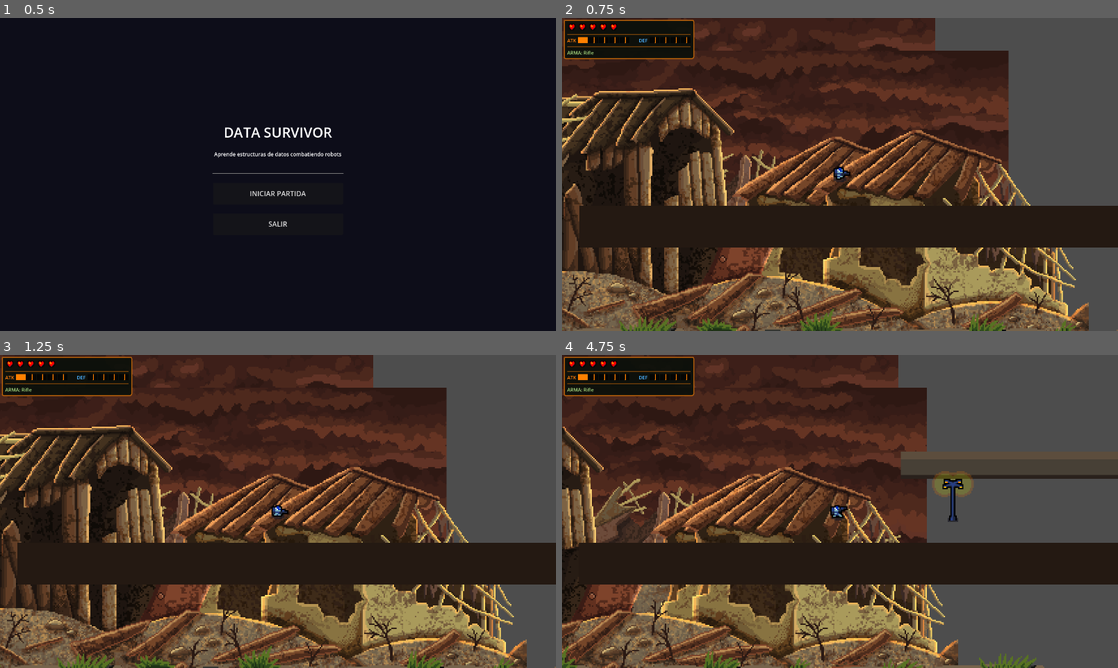
Above: before the commit, frames 1-4 (two rows, left to right).
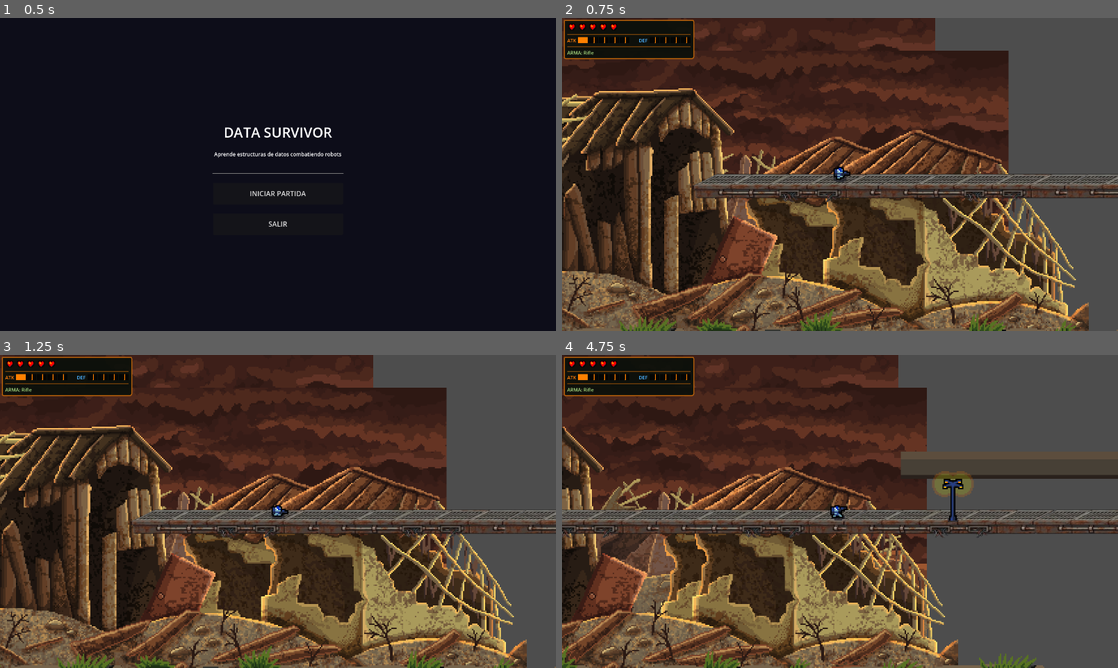
Above: after the commit, the same moments.

Repository: sslcristian/DATA-SURVIVOR
Game: Godot game, scene res://scenes/MenuPrincipal.tscn
The game is run twice, just before and just after one commit, with the same random seed, the same clock (stepped at 60 frames per second) and the same inputs.
Inputs (mouse positions are in pixels of both pictures, inside the frame that each line leads up to):
- Up to frame 1 (0.5 s): no input
- Up to frame 2 (0.75 s): click "INICIAR PARTIDA" at 0.5 s
- Up to frame 3 (1.25 s): no input
- Up to frame 4 (4.75 s): tap Enter at 1.25 s; move the mouse to (962, 495) at 1.27 s; hold D (mover_derecha) 1.28-2.78 s; click (962, 495) at 1.35 s; tap Space (saltar) at 1.52, 2.27, 3.77, 4.52 s; move the mouse to (728, 527) at 2.02 s; tap E (interactuar) at 2.1, 3.6 s; move the mouse to (895, 442) at 2.77 s; hold A (mover_izquierda) 2.78-3.53 s; click (895, 442) at 2.85 s; move the mouse to (812, 574) at 3.52 s; hold D (mover_derecha) from 3.53 s (still down); move the mouse to (1006, 558) at 4.27 s; click (1006, 558) at 4.35 s

Frame 1 is identical in both runs. In frame 2, 13% of the frame differs, in the area x 3-100%, y 49-74%; in frame 3, 13%; in frame 4, 16%, in the area x 0-100%, y 49-74%.

Commit message:
Agregada plataforma y cambios visuales

Diff:
--- a/scenes/Nivel1.tscn
+++ b/scenes/Nivel1.tscn
@@ -5,6 +5,7 @@
 [ext_resource type="PackedScene" uid="uid://duipregunta1" path="res://scenes/UI_Pregunta.tscn" id="4_ui_pregunta"]
 [ext_resource type="Script" uid="uid://cav174b0edkoe" path="res://scripts/nivel1.gd" id="6_nivel_script"]
 [ext_resource type="Script" uid="uid://mlfemijbywa0" path="res://scripts/gamemanager.gd" id="7_gm_script"]
+[ext_resource type="Texture2D" uid="uid://dgmdpvbicfu2g" path="res://assets/escenario/Bright/plataforma-removebg-preview.png" id="8_n60y6"]
 [ext_resource type="Texture2D" uid="uid://b65hm7yebjutl" path="res://assets/escenario/Bright/sky.png" id="8_sky"]
 [ext_resource type="Texture2D" uid="uid://x1mbpr016kkt" path="res://assets/escenario/Bright/clouds1.png" id="9_clouds"]
 [ext_resource type="Texture2D" uid="uid://esnerqn4mwq3" path="res://assets/escenario/Bright/postapocalypse1.png" id="10_bg"]
@@ -13,6 +14,9 @@
 
 [sub_resource type="RectangleShape2D" id="RectangleShape2D_suelo"]
 size = Vector2(8000, 32)
+
+[sub_resource type="RectangleShape2D" id="RectangleShape2D_n60y6"]
+size = Vector2(105, 177)
 
 [node name="Nivel1" type="Node2D" unique_id=697168109]
 script = ExtResource("6_nivel_script")
@@ -73,16 +77,114 @@
 [node name="CollisionShape2D" type="CollisionShape2D" parent="Suelo" unique_id=617152289]
 shape = SubResource("RectangleShape2D_suelo")
 
+[node name="ColorRect" type="Sprite2D" parent="Suelo" unique_id=823802229]
+position = Vector2(-3832, -13)
+scale = Vector2(0.51993865, 0.2951808)
+texture = ExtResource("8_n60y6")
+region_enabled = true
+region_rect = Rect2(-0.3079071, 28.066624, 311.5434, 84.91786)
+
+[node name="ColorRect2" type="Sprite2D" parent="Suelo" unique_id=2131497405]
+position = Vector2(-3690, -12.999996)
+scale = Vector2(0.51993865, 0.2951808)
+texture = ExtResource("8_n60y6")
+region_enabled = true
+region_rect = Rect2(-0.3079071, 28.066624, 311.5434, 84.91786)
+
+[node name="ColorRect6" type="Sprite2D" parent="Suelo" unique_id=1235753972]
+position = Vector2(-3547, -13)
+scale = Vector2(0.51993865, 0.2951808)
+texture = ExtResource("8_n60y6")
+region_enabled = true
+region_rect = Rect2(-0.3079071, 28.066624, 311.5434, 84.91786)
+
+[node name="ColorRect3" type="Sprite2D" parent="Suelo" unique_id=678633328]
+position = Vector2(-3403, -12.999996)
+scale = Vector2(0.51993865, 0.2951808)
+texture = ExtResource("8_n60y6")
+region_enabled = true
+region_rect = Rect2(-0.3079071, 28.066624, 311.5434, 84.91786)
+
+[node name="ColorRect4" type="Sprite2D" parent="Suelo" unique_id=431693830]
+position = Vector2(-3258, -12.999996)
+scale = Vector2(0.51993865, 0.2951808)
+texture = ExtResource("8_n60y6")
+region_enabled = true
+region_rect = Rect2(-0.3079071, 28.066624, 311.5434, 84.91786)
+
+[node name="ColorRect5" type="Sprite2D" parent="Suelo" unique_id=485044817]
+position = Vector2(-3113, -12.999996)
+scale = Vector2(0.51993865, 0.2951808)
+texture = ExtResource("8_n60y6")
+region_enabled = true
+region_rect = Rect2(-0.3079071, 28.066624, 311.5434, 84.91786)
+
+[node name="ColorRect7" type="Sprite2D" parent="Suelo" unique_id=964309315]
+position = Vector2(-2970.0002, -12.999996)
+scale = Vector2(0.51993865, 0.2951808)
+texture = ExtResource("8_n60y6")
+region_enabled = true
+region_rect = Rect2(-0.3079071, 28.066624, 311.5434, 84.91786)
+
+[node name="ColorRect8" type="Sprite2D" parent="Suelo" unique_id=1200391721]
+position = Vector2(-2826, -12.999996)
+scale = Vector2(0.51993865, 0.2951808)
+texture = ExtResource("8_n60y6")
+region_enabled = true
+region_rect = Rect2(-0.3079071, 28.066624, 311.5434, 84.91786)
+
+[node name="ColorRect9" type="Sprite2D" parent="Suelo" unique_id=1249818023]
+position = Vector2(-2682, -12.999996)
+scale = Vector2(0.51993865, 0.2951808)
+texture = ExtResource("8_n60y6")
+region_enabled = true
+region_rect = Rect2(-0.3079071, 28.066624, 311.5434, 84.91786)
+
+[node name="ColorRect10" type="Sprite2D" parent="Suelo" unique_id=102601231]
+position = Vector2(-2538.0002, -12.999996)
+scale = Vector2(0.51993865, 0.2951808)
+texture = ExtResource("8_n60y6")
+region_enabled = true
+region_rect = Rect2(-0.3079071, 28.066624, 311.5434, 84.91786)
+
+[node name="ColorRect11" type="Sprite2D" parent="Suelo" unique_id=491266947]
+position = Vector2(-2394, -12.999996)
+scale = Vector2(0.51993865, 0.2951808)
+texture = ExtResource("8_n60y6")
+region_enabled = true
+region_rect = Rect2(-0.3079071, 28.066624, 311.5434, 84.91786)
+
+[node name="ColorRect12" type="Sprite2D" parent="Suelo" unique_id=1326222020]
+position = Vector2(-2250, -12.999996)
+scale = Vector2(0.51993865, 0.2951808)
+texture = ExtResource("8_n60y6")
+region_enabled = true
+region_rect = Rect2(-0.3079071, 28.066624, 311.5434, 84.91786)
+
+[node name="ColorRect13" type="Sprite2D" parent="Suelo" unique_id=1334153914]
+position = Vector2(-2106.0002, -12.999996)
+scale = Vector2(0.51993865, 0.2951808)
+texture = ExtResource("8_n60y6")
+region_enabled = true
+region_rect = Rect2(-0.3079071, 28.066624, 311.5434, 84.91786)
+
+[node name="ColorRect14" type="Sprite2D" parent="Suelo" unique_id=1737533784]
+position = Vector2(-1962.0001, -12.999996)
+scale = Vector2(0.51993865, 0.2951808)
+texture = ExtResource("8_n60y6")
+region_enabled = true
+region_rect = Rect2(-0.3079071, 28.066624, 311.5434, 84.91786)
+
 [node name="Jugador" parent="." unique_id=1712488837 instance=ExtResource("1_jugador")]
 position = Vector2(-300, 160)
-
-[node name="ColorRect" type="ColorRect" parent="Jugador" unique_id=39224978]
-offset_left = -200.0
-offset_top = 24.0
-offset_right = 7800.0
-offset_bottom = 56.0
-color = Color(0.14, 0.1, 0.07, 1)
 
 [node name="HUD" parent="." unique_id=784860734 instance=ExtResource("3_hud")]
 
 [node name="UI_Pregunta" parent="." unique_id=1248173733 instance=ExtResource("4_ui_pregunta")]
+
+[node name="StaticBody2D" type="StaticBody2D" parent="." unique_id=826528690]
+position = Vector2(-597, 111)
+
+[node name="CollisionShape2D" type="CollisionShape2D" parent="StaticBody2D" unique_id=76578324]
+position = Vector2(131, 19)
+shape = SubResource("RectangleShape2D_n60y6")
Binary file added: assets/escenario/Bright/plataforma-removebg-preview.png
Not shown, added: assets/escenario/Bright/plataforma-removebg-preview.png.import
Binary file added: assets/escenario/Bright/plataforma.jpeg
Not shown, added: assets/escenario/Bright/plataforma.jpeg.import
